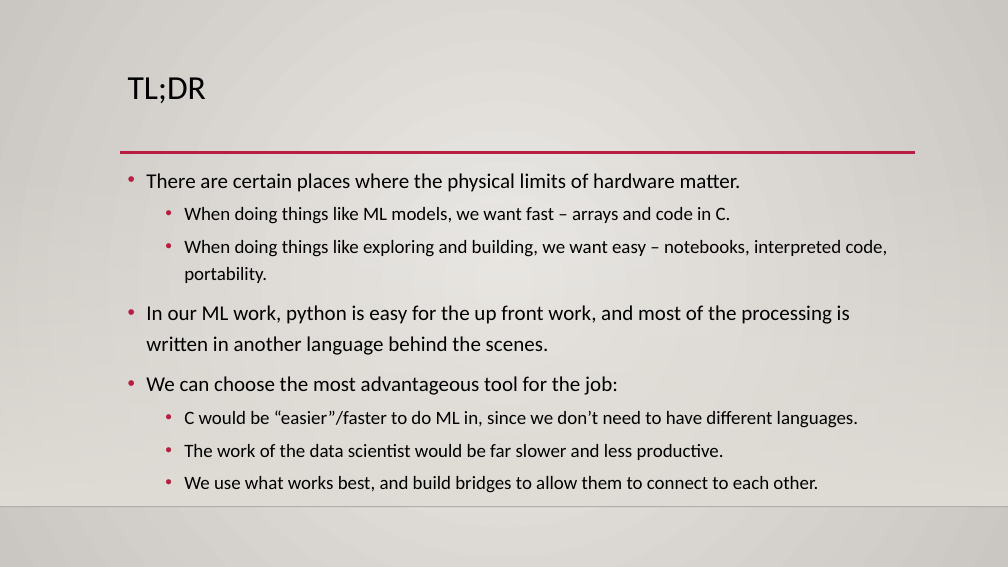
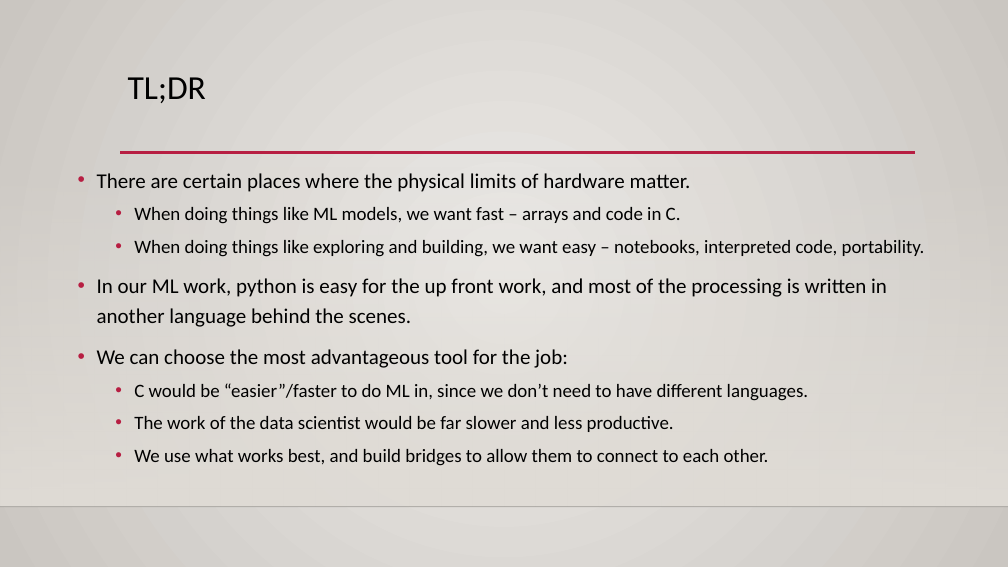
Before and after one commit to AkeemSemperDataScience/Programming_Basics_for_Machine_Learning_Students, a slide deck: slide 11 of reference_material/slides/013_arrays.pptx. Drawn at 1008x567 pixels with LibreOffice and Linux fonts; fonts in the diff are those of the drawing; background and template pictures are left out. Boxes give left, top, right and bottom in pixels: in the first picture for what was removed or moved away, otherwise in the second. Text is boxed around its words. In the diff, an @@ line names an element or a change of style, - is before the commit and + after.

```diff
--- a/reference_material/slides/013_arrays.pptx
+++ b/reference_material/slides/013_arrays.pptx
@@ text "There are certain places where ..." rewrapped from [146,173,888,493] to [97,173,925,466] @@
```
Also in this commit, not shown: 3 other slides changed, 1 slide added, 3 other files.
